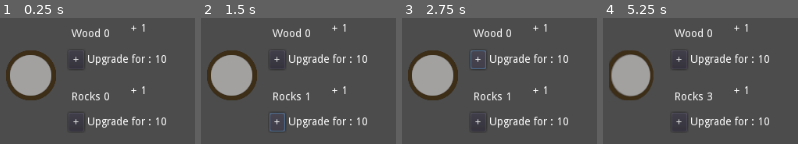
Above: before the commit, frames 1-4 (left to right).
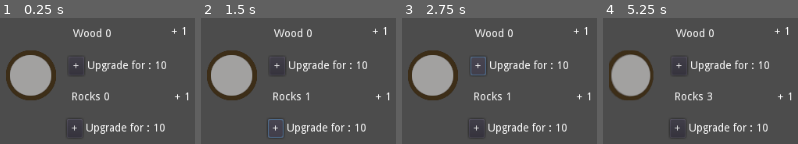
Above: after the commit, the same moments.

Repository: HolyHugo/Coinflipper
Game: Godot game, scene res://GUI/GUI.tscn
Same seed, same stepped clock (60 frames per second), same inputs: the game is played once before the commit and once after it. Before the commit the project has no main scene; this scene is started directly in both runs.
Inputs (mouse positions are in pixels of both pictures, inside the frame that each line leads up to):
- Up to frame 1 (0.25 s): no input
- Up to frame 2 (1.5 s): click (232, 75) at 0.5 s; click "+" at 1.25 s
- Up to frame 3 (2.75 s): click "+" at 2 s
- Up to frame 4 (5.25 s): click (634, 75) at 2.75 s; click "+" at 3.5 s; click "+" at 4.25 s; click (634, 75) at 5 s

The runs differ from the first frame. In frame 1, 6.5% of the frame differs, in the area x 34-97%, y 4-95%; in frame 2, 6.8%, in the area x 34-97%, y 4-96%; in frame 3, 6.7%; in frame 4, 6.5%.

Commit message:
Pre children scene

Diff:
--- a/GUI/GUI.tscn
+++ b/GUI/GUI.tscn
@@ -69,39 +69,38 @@
 anchor_top = 1.0
 anchor_right = 0.5
 anchor_bottom = 1.0
-margin_left = 32.0
-margin_top = -120.0
-margin_right = 72.0
-margin_bottom = -80.0
+margin_left = 48.0
+margin_top = -72.0
+margin_right = 208.0
+margin_bottom = -8.0
 
 [node name="RockBonusBox" type="HBoxContainer" parent="RockControl"]
-anchor_left = 0.5
-anchor_top = 1.0
-anchor_right = 0.5
-anchor_bottom = 1.0
-margin_left = 76.0
-margin_top = -8.0
-margin_right = 116.0
-margin_bottom = 32.0
+anchor_left = 1.0
+anchor_right = 1.0
+margin_left = -24.0
+margin_bottom = 24.0
 
 [node name="+" type="Label" parent="RockControl/RockBonusBox"]
-margin_top = 13.0
+margin_top = 5.0
 margin_right = 8.0
-margin_bottom = 27.0
+margin_bottom = 19.0
 text = "+"
 
 [node name="RockBonus" type="Label" parent="RockControl/RockBonusBox"]
 margin_left = 12.0
-margin_top = 13.0
-margin_right = 20.0
-margin_bottom = 27.0
+margin_top = 5.0
+margin_right = 20.0
+margin_bottom = 19.0
 text = "1"
 
 [node name="RockUpgradeBox" type="HBoxContainer" parent="RockControl"]
-margin_left = 16.0
-margin_top = 80.0
-margin_right = 180.0
-margin_bottom = 104.0
+anchor_left = 0.5
+anchor_top = 1.0
+anchor_right = 0.5
+anchor_bottom = 1.0
+margin_left = -82.0
+margin_top = -24.0
+margin_right = 82.0
 
 [node name="RockButton" type="Button" parent="RockControl/RockUpgradeBox"]
 margin_right = 20.0
@@ -123,31 +122,22 @@
 text = "10"
 
 [node name="RockCounter" type="HBoxContainer" parent="RockControl"]
-anchor_left = 0.5
-anchor_top = 0.967
-anchor_right = 0.5
-anchor_bottom = 0.967
-margin_left = -20.0
-margin_top = 9.32
-margin_right = 69.0
-margin_bottom = 33.32
+margin_right = 57.0
+margin_bottom = 24.0
 alignment = 1
-__meta__ = {
-"_edit_group_": true
-}
 
 [node name="Rock" type="Label" parent="RockControl/RockCounter"]
-margin_left = 20.0
-margin_top = 5.0
-margin_right = 57.0
+margin_left = 4.0
+margin_top = 5.0
+margin_right = 41.0
 margin_bottom = 19.0
 text = "Rocks"
 align = 1
 
 [node name="RockAmount" type="Label" parent="RockControl/RockCounter"]
-margin_left = 61.0
-margin_top = 5.0
-margin_right = 69.0
+margin_left = 45.0
+margin_top = 5.0
+margin_right = 53.0
 margin_bottom = 19.0
 text = "0"
 
@@ -156,39 +146,35 @@
 anchor_top = 1.0
 anchor_right = 0.5
 anchor_bottom = 1.0
-margin_left = 64.0
+margin_left = 48.0
 margin_top = -152.0
-margin_right = 104.0
-margin_bottom = -112.0
+margin_right = 208.0
+margin_bottom = -88.0
 
 [node name="WoodBonusBox" type="HBoxContainer" parent="WoodControl"]
-anchor_left = 0.5
-anchor_top = 1.0
-anchor_right = 0.5
-anchor_bottom = 1.0
-margin_left = 44.0
-margin_top = -56.0
-margin_right = 84.0
-margin_bottom = -16.0
+anchor_left = 1.0
+anchor_right = 1.0
+margin_left = -28.0
+margin_bottom = 16.0
 
 [node name="+" type="Label" parent="WoodControl/WoodBonusBox"]
-margin_top = 13.0
+margin_top = 1.0
 margin_right = 8.0
-margin_bottom = 27.0
+margin_bottom = 15.0
 text = "+"
 
 [node name="WoodBonus" type="Label" parent="WoodControl/WoodBonusBox"]
 margin_left = 12.0
-margin_top = 13.0
-margin_right = 20.0
-margin_bottom = 27.0
+margin_top = 1.0
+margin_right = 20.0
+margin_bottom = 15.0
 text = "1"
 
 [node name="WoodUpgradeBox" type="HBoxContainer" parent="WoodControl"]
-margin_left = -16.0
-margin_top = 32.0
-margin_right = 148.0
-margin_bottom = 56.0
+anchor_top = 1.0
+anchor_bottom = 1.0
+margin_top = -24.0
+margin_right = 164.0
 
 [node name="WoodButton" type="Button" parent="WoodControl/WoodUpgradeBox"]
 margin_right = 20.0
@@ -210,31 +196,22 @@
 text = "10"
 
 [node name="WoodCounter" type="HBoxContainer" parent="WoodControl"]
-anchor_left = 0.5
-anchor_top = 1.0
-anchor_right = 0.5
-anchor_bottom = 1.0
-margin_left = -52.0
-margin_top = -40.0
-margin_right = 37.0
-margin_bottom = -18.0
+margin_right = 61.0
+margin_bottom = 22.0
 alignment = 1
-__meta__ = {
-"_edit_group_": true
-}
 
 [node name="Wood" type="Label" parent="WoodControl/WoodCounter"]
-margin_left = 20.0
+margin_left = 6.0
 margin_top = 4.0
-margin_right = 57.0
+margin_right = 43.0
 margin_bottom = 18.0
 text = "Wood"
 align = 1
 
 [node name="WoodAmount" type="Label" parent="WoodControl/WoodCounter"]
-margin_left = 61.0
+margin_left = 47.0
 margin_top = 4.0
-margin_right = 69.0
+margin_right = 55.0
 margin_bottom = 18.0
 text = "0"
 
--- a/project.godot
+++ b/project.godot
@@ -11,6 +11,7 @@
 [application]
 
 config/name="Coinflipper"
+run/main_scene="res://GUI/GUI.tscn"
 config/icon="res://icon.png"
 
 [physics]
